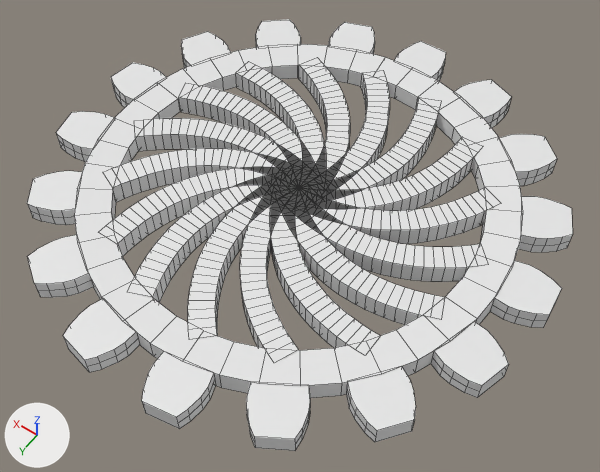
The Blender file gear_1.blend as it was, and as the next commit left it.
One viewpoint serves both versions: a camera (50 mm lens) standing at (-0.393, 0.547, 0.792) and looking at (-0.024, 0.032, -0.018). Arrows for +X, +Y and +Z are at lower left; the lights stay in place. Mesh edges are drawn as thin lines.
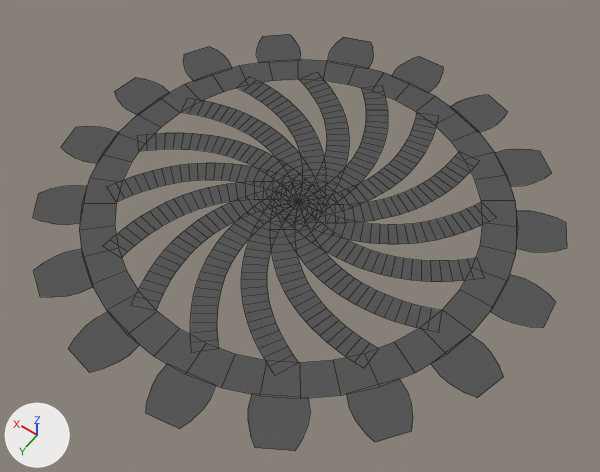
ob_nurbscircle is not drawn itself; it is used by a modifier of ob_tooth.

Changed parts and their boxes [x1, y1, x2, y2] in the pictures (600 x 472 px):
'NurbsPath.001', deleted: before [98, 57, 501, 363]
'Twirl', added: after [103, 72, 497, 375]
'Tooth', reshaped, rescaled, modifiers changed: before [27, 19, 573, 451]; after [33, 34, 567, 451]
'Circle', rescaled: before [74, 44, 523, 398]; after [79, 59, 518, 399]

Patch to the scene script:
```diff
--- a/gear_1.blend.py
+++ b/gear_1.blend.py
@@ me_cube_001 @@
 # used by ob_tooth; location = (0.0, 0.0, 0.0); scale = (0.027, 0.027, 0.027)
-me_cube_001.from_pydata(...)  # 30 vertices, 20 faces; spans x -1.13..1.13, y -0.03..2.14, z 0.0..1.0
+me_cube_001.from_pydata(...)  # 510 vertices, 340 faces; spans x -0.33..0.33, y -0.33..0.33, z 0.0
+# me_cube_001 part 1: 30 vertices removed from x -1.13..1.13, y -0.03..2.14, z 0.0..1.0; 510 vertices added at x -0.33..0.33, y -0.33..0.33, z 0.0
@@ me_circle_003 @@
 me_circle_003.from_pydata(...)  # 160 vertices, 160 faces; spans x -1.0..1.0, y -1.0..1.0, z 0.0..0.1
 # used by ob_circle; location = (0.0, 0.0, 0.0); scale = (0.27, 0.27, 0.27)
+# me_circle_003 part 2: the whole mesh is scaled about the mesh origin by (0.27, 0.27, 0)
@@ me_mesh_1 @@
+me_mesh_1.from_pydata(...)  # 1537 vertices, 1504 faces, 1 loose edge; spans x -0.243..0.243, y -0.243..0.243, z 0.0
@@ ob_tooth @@
 ob_tooth.location = (0.0, 0.0, 0.0)
-ob_tooth.scale = (0.027, 0.027, 0.027)
-_m = ob_tooth.modifiers.new('Array', 'ARRAY')
-_m.count = 17
-_m.use_constant_offset = True
-_m.constant_offset_displace = (1.44, 0.0, 0.0)
-_m = ob_tooth.modifiers.new('Curve', 'CURVE')
-_m.object = ob_nurbscircle
+ob_tooth.scale = (1.0, 1.0, 0.0)
@@ ob_nurbscircle @@
-ob_nurbscircle = bpy.data.objects.new('NurbsCircle', cu_nurbscircle)
-ob_nurbscircle.location = (-0.000247, 0.0, 0.0000391)
-ob_nurbscircle.scale = (0.27, 0.27, 0.27)
-ob_nurbscircle.hide_set(True)
@@ ob_circle @@
 ob_circle.location = (0.0, 0.0, 0.0)
-ob_circle.scale = (0.27, 0.27, 0.27)
+ob_circle.scale = (1.0, 1.0, 0.0)
@@ ob_nurbspath_001 @@
-ob_nurbspath_001 = bpy.data.objects.new('NurbsPath.001', me_mesh)
-ob_nurbspath_001.location = (0.0, 0.0, 0.0)
-ob_nurbspath_001.rotation_euler = (0.0, 0.0, 1.571)  # degrees (0, 0, 90)
@@ ob_twirl @@
+ob_twirl = bpy.data.objects.new('Twirl', me_mesh_1)
+ob_twirl.location = (0.0, 0.0, 0.0)
+ob_twirl.rotation_euler = (0.0, 0.0, 1.571)  # degrees (0, 0, 90)
+ob_twirl.scale = (1.0, 1.0, 0.0)
```
